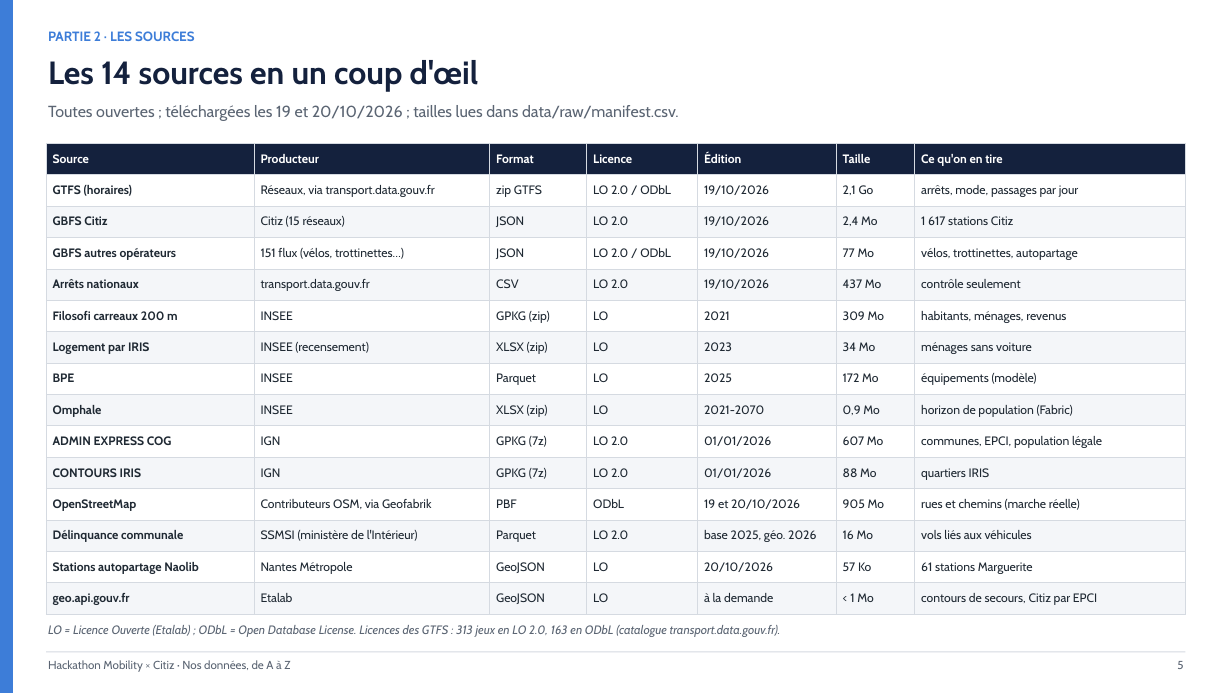
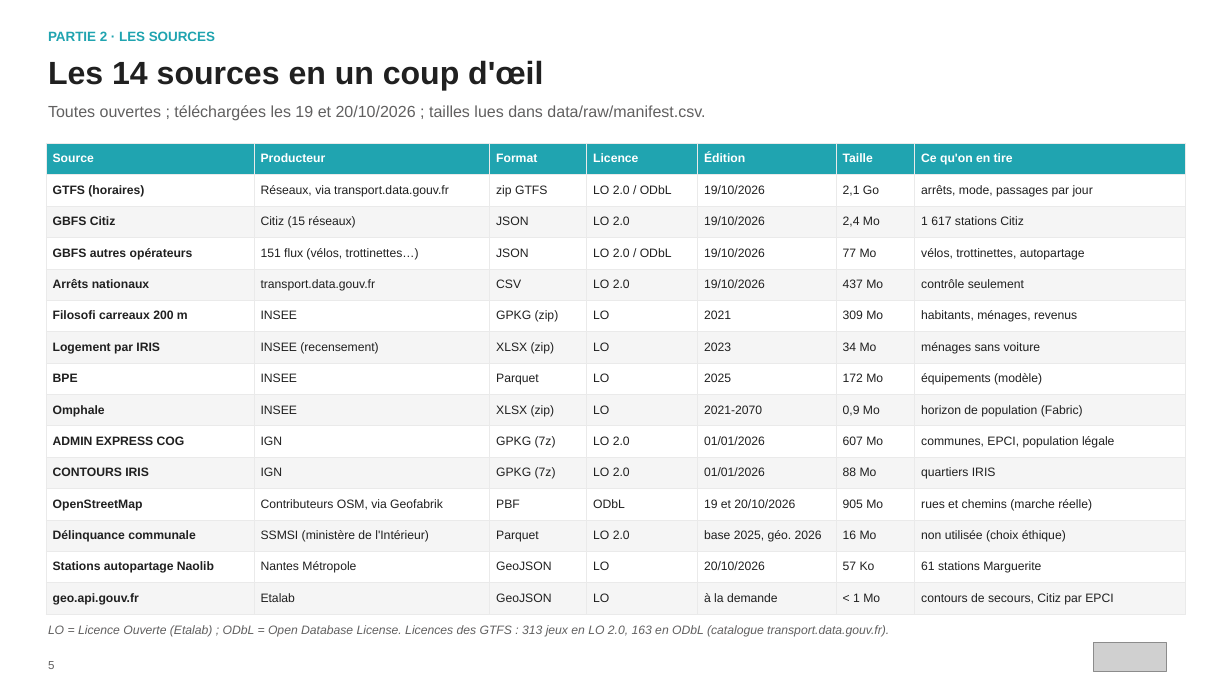
Before and after one commit to hillzeealex/hackathon-mobility-citiz, a slide deck: slide 5 of slides/DONNEES_ET_AUTOMATISATION.pptx. Drawn at 1232x693 pixels with LibreOffice and Linux fonts; fonts in the diff are those of the drawing; grey boxes stand for pictures. Boxes give left, top, right and bottom in pixels: in the first picture for what was removed or moved away, otherwise in the second. Text is boxed around its words. In the diff, an @@ line names an element or a change of style, - is before the commit and + after.

Commit message:
Slides : chiffres officiels de Fabric, sans délinquance ; deck données aux couleurs de Citiz (#38)

```diff
--- a/slides/DONNEES_ET_AUTOMATISATION.pptx
+++ b/slides/DONNEES_ET_AUTOMATISATION.pptx
@@ rectangle removed at [0, 0, 13, 693] @@
@@ text "PARTIE 2 · LES SOURCES" at [48, 31, 215, 41]: font Cabin to Arial, text colour #3D7DD8 to #20A4B0 @@
@@ text "Les 14 sources en un ..." at [48, 60, 543, 91]: font Cabin to Arial, text colour #14213D to #202020 @@
@@ text "Toutes ouvertes ; téléchargées les ..." at [48, 105, 705, 121]: font Cabin to Arial, text colour #5B6573 to #616060 @@
@@ table at [46, 143, 1186, 615] @@
-row 13, column 7: vols liés aux véhicules
+row 13, column 7: non utilisée (choix éthique)
@@ fill #14213D to #20A4B0 in row 1 @@
@@ fill #F4F6F9 to #F5F5F5 in 49 cells @@
@@ font Cabin to Arial, text colour #1F2933 to #202020 @@
@@ borders changed @@
@@ text "LO = Licence Ouverte (Etalab) ..." at [48, 625, 889, 637]: font Cabin to Arial, text colour #5B6573 to #616060 @@
@@ text "5": place and size @@
-text "5" at [1177, 661, 1183, 669]
+text "5" at [48, 661, 54, 669]
@@ text "5" at [48, 661, 54, 669]: font Cabin to Arial, text colour #5B6573 to #616060; alignment right to left @@
@@ rectangle removed at [46, 652, 1186, 653] @@
@@ picture added at [1093, 642, 1166, 672] @@
@@ text removed at [48, 660, 290, 672] @@
-Hackathon Mobility × Citiz · Nos données, de A à Z
```
Also in this commit, not shown: 29 other slides changed, 1 other file.
